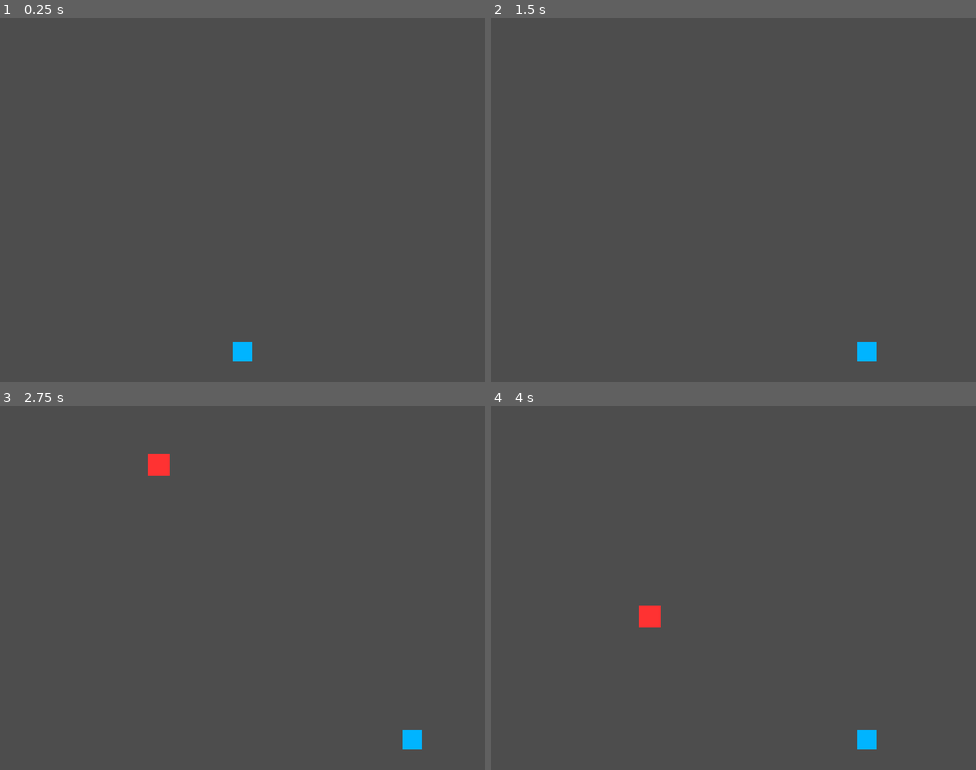
Above: before the commit, frames 1-4 (two rows, left to right).
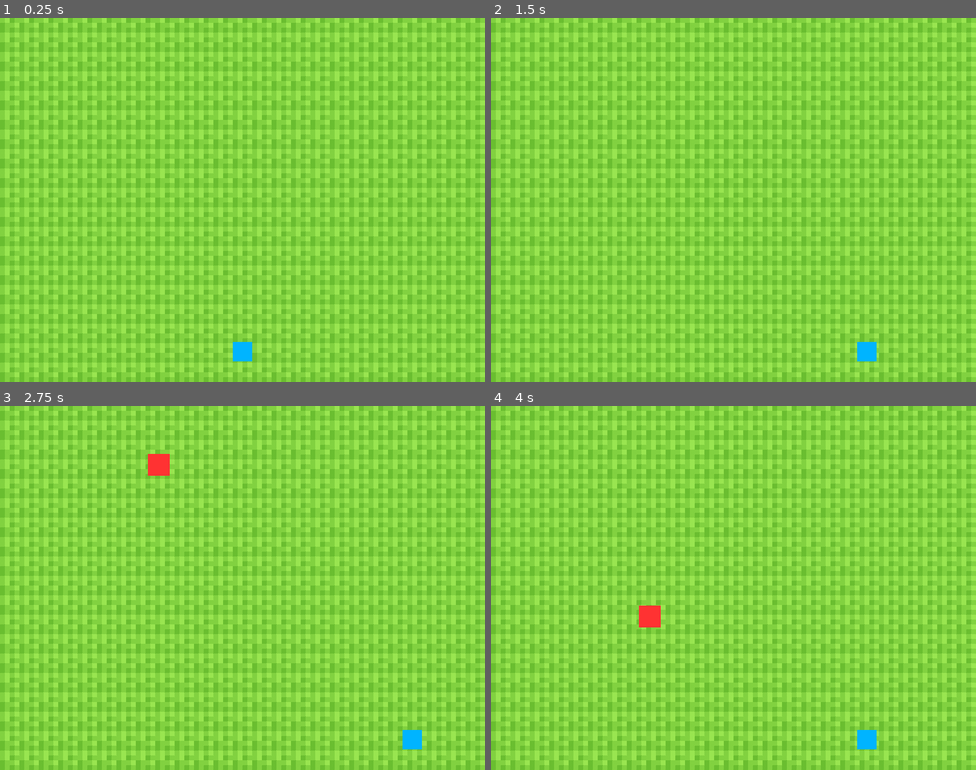
Above: after the commit, the same moments.

Repository: sternnaufal/provoks-gamedev-fase1-pertemuan3
Game: Godot game, scene res://Scenes/main.tscn
Same seed, same stepped clock (60 frames per second), same inputs: the game is played once before the commit and once after it.
Inputs:
- Up to frame 1 (0.25 s): no input
- Up to frame 2 (1.5 s): tap Enter at 0.5 s; hold D (move_right) 0.53-1.28 s; hold A (move_left) from 1.28 s (still down)
- Up to frame 3 (2.75 s): release A (move_left) at 2.03 s; hold D (move_right) from 2.03 s (still down)
- Up to frame 4 (4 s): release D (move_right) at 3.53 s; hold A (move_left) from 3.53 s (still down)

The runs differ from the first frame. In frame 1, 100% of the frame differs, in the area x 0-100%, y 0-100%; in frame 2, 100%; in frame 3, 100%; in frame 4, 100%.

Commit message:
Tambah background (CanvasLayer + TextureRect) ke checkpoint

Diff:
--- a/Scenes/main.tscn
+++ b/Scenes/main.tscn
@@ -1,15 +1,30 @@
-[gd_scene load_steps=4 format=3]
+[gd_scene load_steps=5 format=3]
 
-[ext_resource type="PackedScene" path="res://Scenes/Player.tscn" id="1"]
-[ext_resource type="PackedScene" path="res://Scenes/Fruit.tscn" id="2"]
-[ext_resource type="Script" path="res://Scripts/spawner.gd" id="3"]
+[ext_resource type="Texture2D" path="res://Assets/background.png" id="1"]
+[ext_resource type="PackedScene" path="res://Scenes/Player.tscn" id="2"]
+[ext_resource type="PackedScene" path="res://Scenes/Fruit.tscn" id="3"]
+[ext_resource type="Script" path="res://Scripts/spawner.gd" id="4"]
 
 [node name="Main" type="Node2D"]
 
-[node name="Player" parent="." instance=ExtResource("1")]
+[node name="BackgroundLayer" type="CanvasLayer" parent="."]
+layer = -1
+
+[node name="Background" type="TextureRect" parent="BackgroundLayer"]
+texture_filter = 1
+anchors_preset = 15
+anchor_right = 1.0
+anchor_bottom = 1.0
+grow_horizontal = 2
+grow_vertical = 2
+mouse_filter = 2
+texture = ExtResource("1")
+stretch_mode = 1
+
+[node name="Player" parent="." instance=ExtResource("2")]
 
 [node name="Spawner" type="Timer" parent="."]
 wait_time = 2.0
 autostart = true
-script = ExtResource("3")
-fruit_scene = ExtResource("2")
+script = ExtResource("4")
+fruit_scene = ExtResource("3")
Binary file added: Assets/background.png
Not shown, added: Assets/background.png.import
Not shown, changed: README.md
